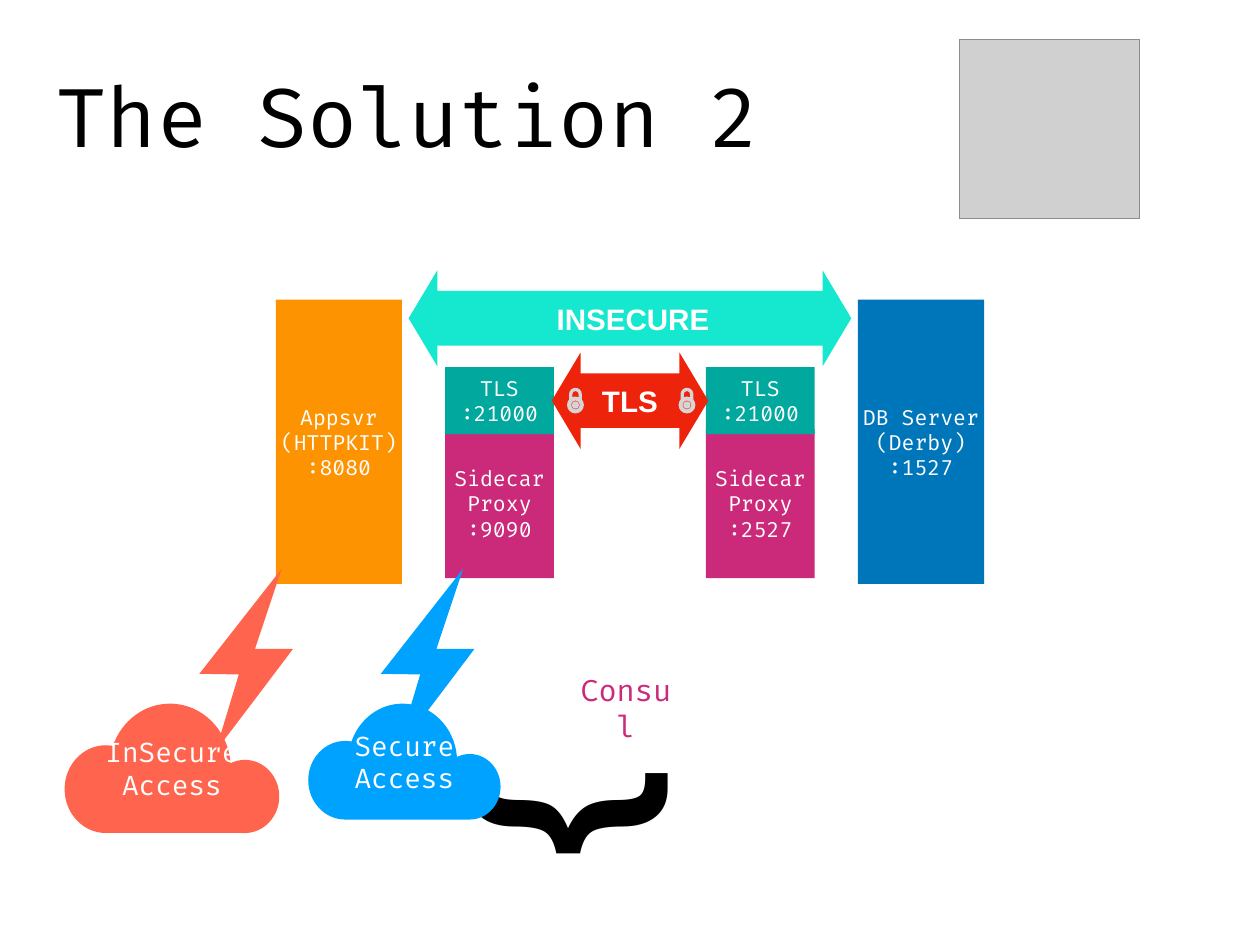
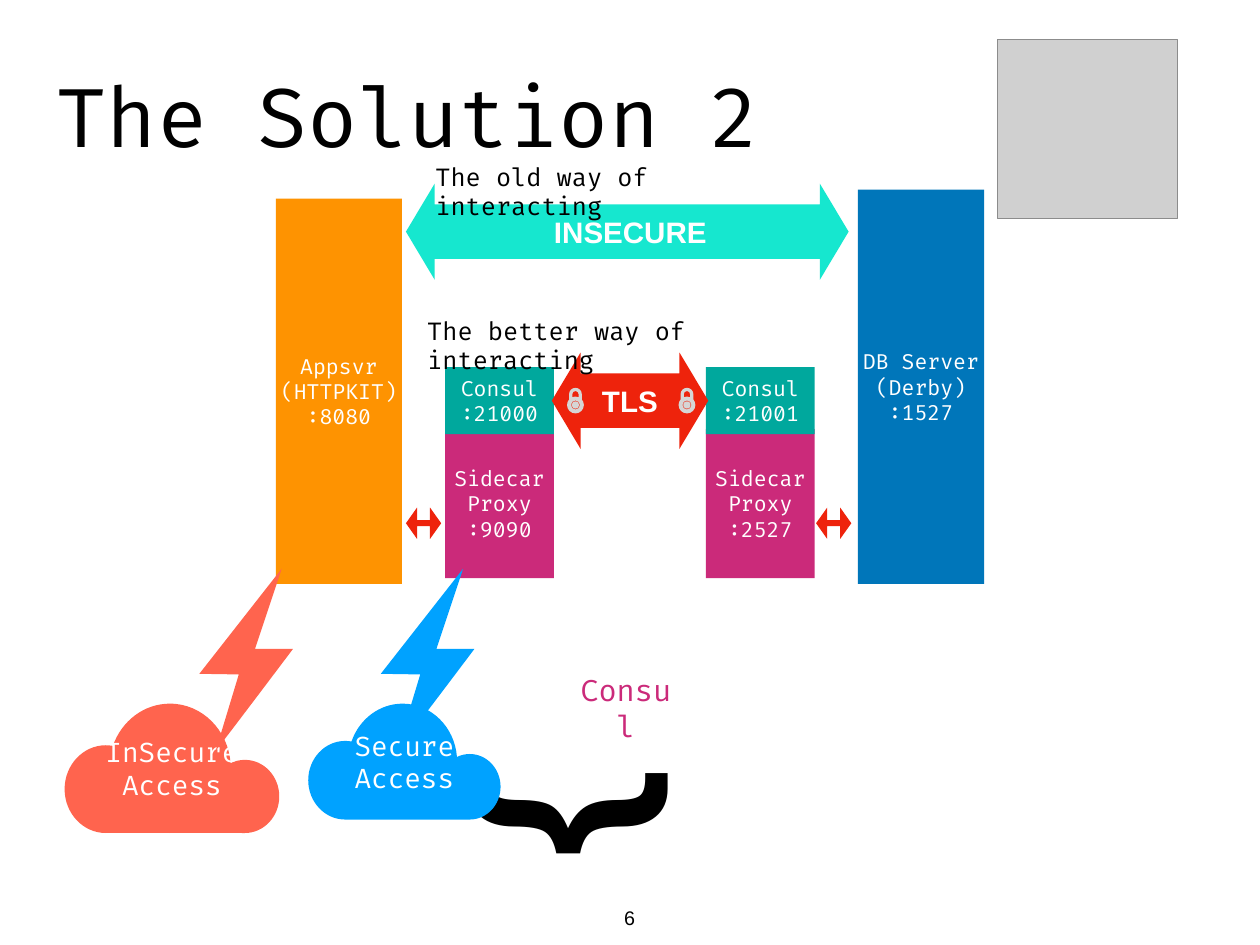
Before and after one commit to jamesnyika/hashi, a slide deck: slide 6 of presentation/RapidConsul.pptx. Drawn at 1260x945 pixels with LibreOffice and Linux fonts; fonts in the diff are those of the drawing; grey boxes stand for pictures. Boxes give left, top, right and bottom in pixels: in the first picture for what was removed or moved away, otherwise in the second. Text is boxed around its words. In the diff, an @@ line names an element or a change of style, - is before the commit and + after.

```diff
--- a/presentation/RapidConsul.pptx
+++ b/presentation/RapidConsul.pptx
@@ picture: place and size @@
-picture at (960,40,1139,219)
+picture at (998,40,1178,219)
@@ text added at (435,167,647,221), 20 pt, text #000000 @@
+The old way of interacting
@@ rectangle "Appsvr": place and size @@
-rectangle "Appsvr" at (276,299,401,584)
+rectangle "Appsvr" at (276,198,401,584)
@@ left right arrow: place and size @@
-left right arrow at (408,270,852,367)
+left right arrow at (406,183,849,280)
@@ text "INSECURE": place and size @@
-text "INSECURE" at (557,309,710,331)
+text "INSECURE" at (554,220,707,244)
@@ rectangle "DB Server": place and size @@
-rectangle "DB Server" at (858,299,984,584)
+rectangle "DB Server" at (858,190,984,584)
@@ text added at (427,321,685,376), 20 pt, text #000000 @@
+The better way of interacting
@@ text in rectangle at (461,380,538,397): text changed @@
-TLS
+Consul
@@ text in rectangle at (722,380,799,422): text changed @@
-TLS
-:21000
+Consul
+:21001
@@ left right arrow added at (406,508,441,539), fill #EE230C @@
@@ left right arrow added at (816,508,852,539), fill #EE230C @@
@@ page number added at (624,911,635,926), 16 pt, text #000000 @@
+6
```
Also in this commit, not shown: 7 other slides changed, 2 slides added, 1 slide removed, 1 other file.
